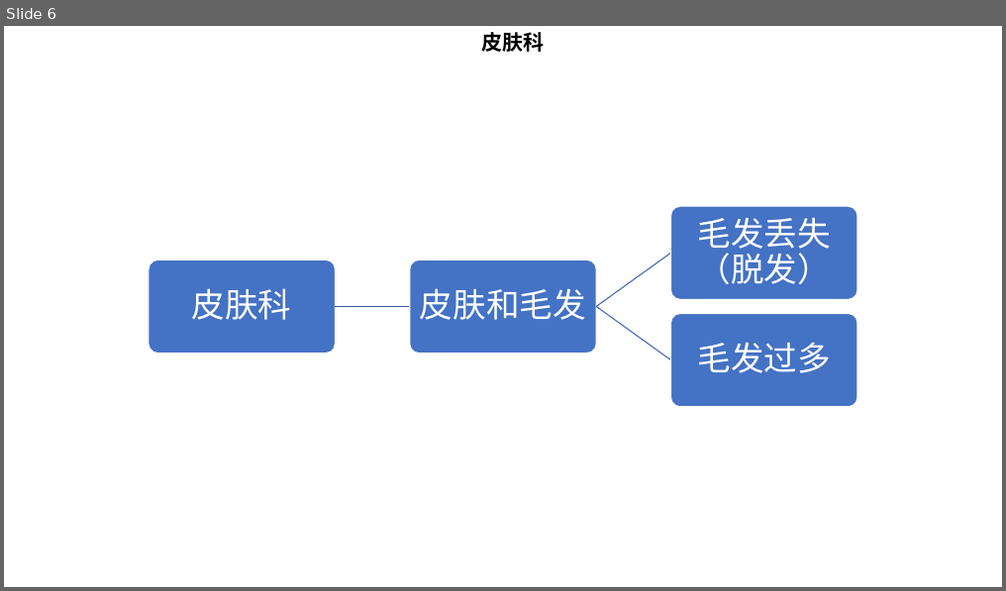
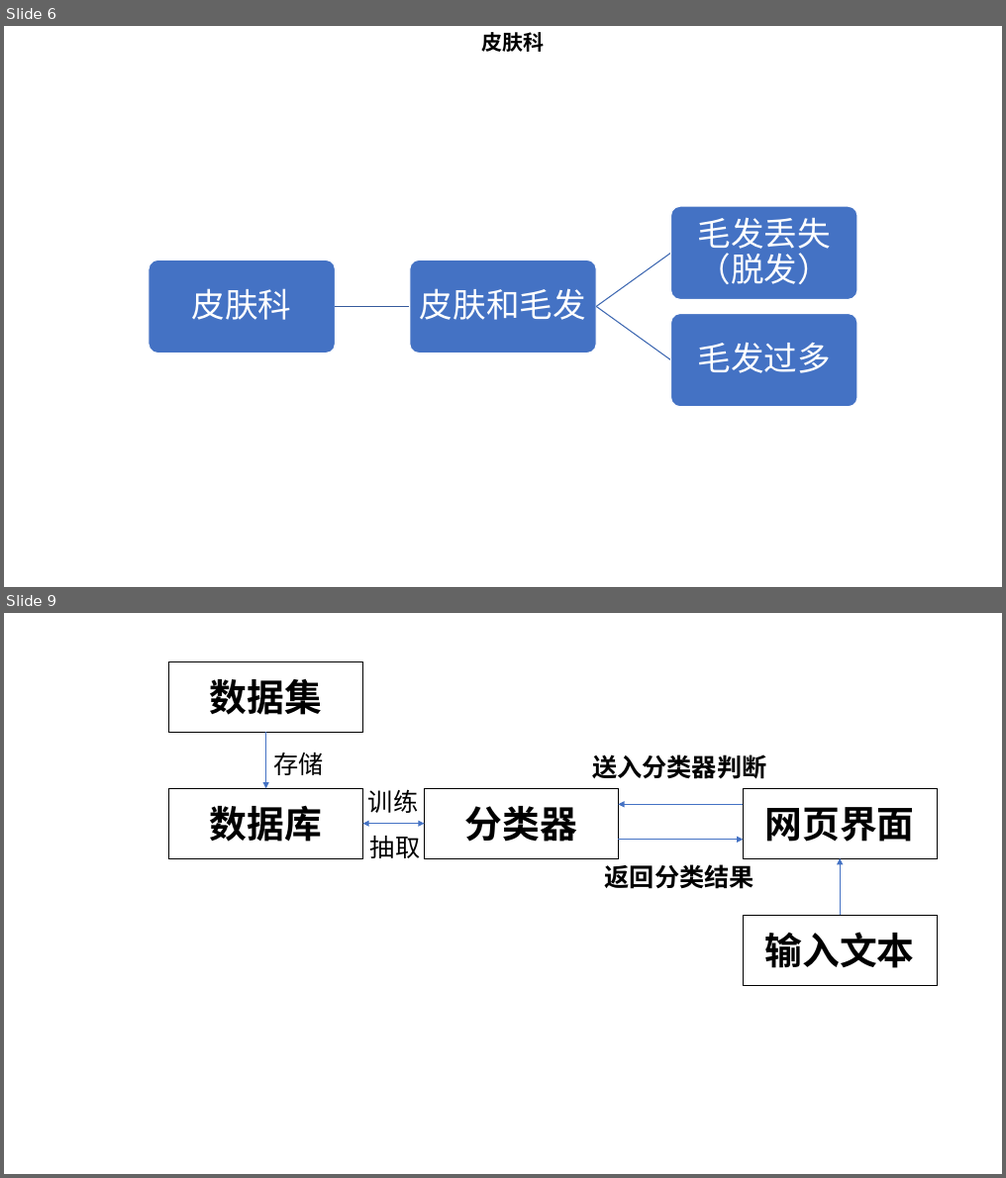
Before and after one commit to MingJerry/Guide, a slide deck: Doc/症状_科室映射图.pptx. Shown one above the other, each under a label of ours: slide 6 before the commit, slides 6 and 9 after it; the slides between them are not shown. The pictures are 1006x591 and 1006x1178 pixels, drawn with LibreOffice and Linux fonts; fonts in the diff are those of the drawing. Boxes give left, top, right and bottom in pixels: in the first picture for what was removed or moved away, otherwise in the second. Text is boxed around its words. In the diff, an @@ line names an element or a change of style, - is before the commit and + after.

```diff
--- a/Doc/症状_科室映射图.pptx
+++ b/Doc/症状_科室映射图.pptx
@@ slide 9 added at (4,613,1002,1174), background #FFFFFF @@
@@ rectangle added at (169,662,363,732), fill #FFFFFF, outline #000000 1 pt, 36 pt, text #000000, bold @@
+数据集
@@ arrow added from (266, 732) to (266, 789), #4472C4 0.5 pt @@
@@ text added at (273,752,323,775), 24 pt, text #000000 @@
+存储
@@ text added at (592,755,766,779), 24 pt, text #000000, bold @@
+送入分类器判断
@@ rectangle added at (169,789,363,860), fill #FFFFFF, outline #000000 1 pt, 36 pt, text #000000, bold @@
+数据库
@@ text added at (368,789,418,813), 24 pt, text #000000 @@
+训练
@@ rectangle added at (425,789,619,860), fill #FFFFFF, outline #000000 1 pt, 36 pt, text #000000, bold @@
+分类器
@@ rectangle added at (743,789,937,860), fill #FFFFFF, outline #000000 1 pt, 36 pt, text #000000, bold @@
+网页界面
@@ arrow added from (743, 805) to (619, 805), #4472C4 0.5 pt @@
@@ double arrow added from (362, 823) to (425, 823), #4472C4 0.5 pt @@
@@ text added at (370,835,420,859), 24 pt, text #000000 @@
+抽取
@@ arrow added from (619, 840) to (743, 840), #4472C4 0.5 pt @@
@@ text added at (605,864,754,889), 24 pt, text #000000, bold @@
+返回分类结果
@@ arrow added from (841, 916) to (841, 859), #4472C4 0.5 pt @@
@@ rectangle added at (743,916,937,986), fill #FFFFFF, outline #000000 1 pt, 36 pt, text #000000, bold @@
+输入文本
```
Also in this commit, not shown: 5 other slides added, 4 other files.
